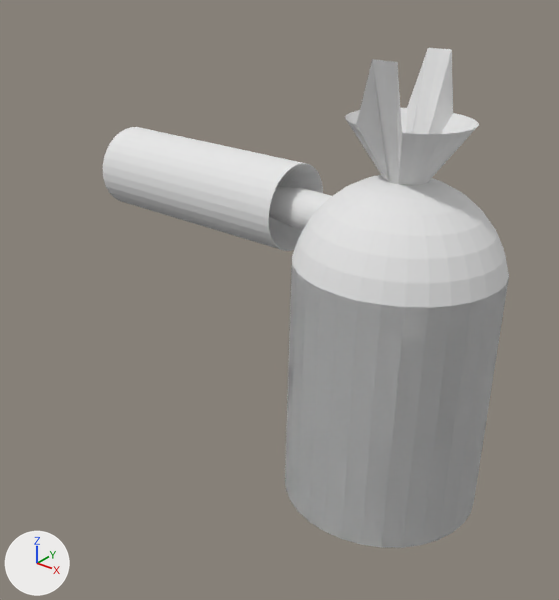
The Blender file FakeTD/Assets/TowerModels/Tower3.blend as it was, and as the next commit left it.
Rendered twice from a 50 mm lens placed at (0.658, -1.142, 0.768), pointed at (-0.164, -0.113, 0.131). The lights are fixed; the arrows at lower left show +X, +Y and +Z.
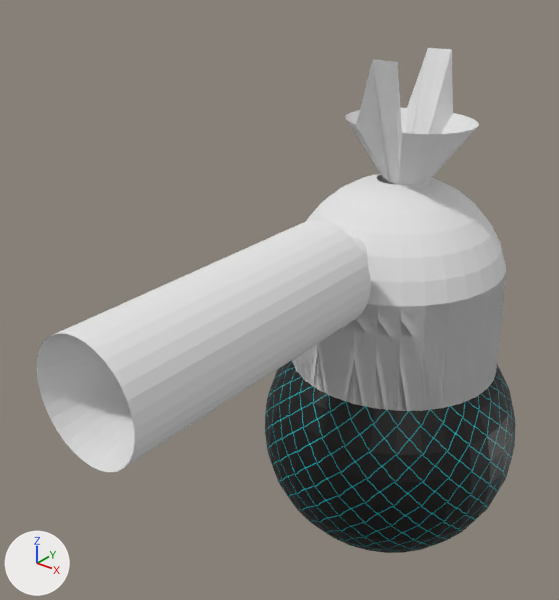
Location of each change, (x1, y1, x2, y2) in pixels of the pictures (559 x 600 px):
'Sphere.002', moved, turned: before (285, 175, 509, 548); after (292, 174, 506, 411)
'Sphere.001', moved, turned: before (103, 127, 323, 251); after (37, 220, 371, 472)
'Sphere.003', added: after (265, 360, 516, 553)

What the commit changed:
Picture 'Ball.png' (img_ball_png) is new.
Material 'Ball.png' (mat_ball_png) is new.
Its texture is img_ball_png.
Mesh me_sphere_003 is new.
It is a UV sphere (32 segments, 16 rings, poles along z) spanning x -1.0..1.0, y -1.0..1.0, z -1.0..1.0.
It uses material mat_ball_png (picture img_ball_png).
Object 'Sphere.001' (ob_sphere_001) moves from (0.0, 0.029, 0.0) to (0.0, 0.04, 0.0).
Object 'Sphere.001' (ob_sphere_001) turns from (-2.1, 0, 0) to (-2.1, 0, 90) degrees about x, y and z.
Object 'Sphere.002' (ob_sphere_002) moves from (0.0, 0.029, 0.0) to (0.0, 0.039, 0.0).
Object 'Sphere.002' (ob_sphere_002) turns from (-2.1, 0, 0) to (-2.1, 0, 90) degrees about x, y and z.
Object 'Sphere.003' (ob_sphere_003) is new; it shows me_sphere_003.
Its location is (0.003, 0.033, -0.157).
Its scale is (0.253, 0.253, 0.253).
